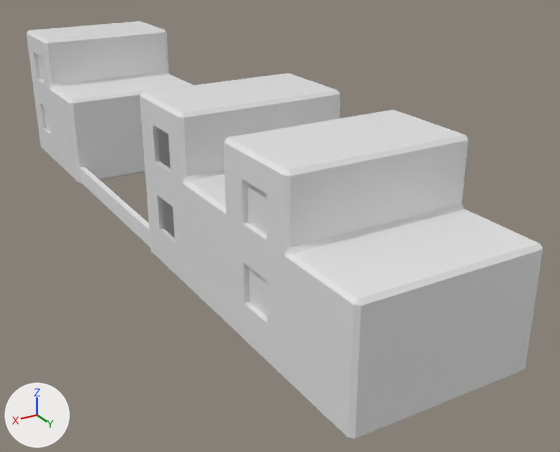
Renders of the Blender file AuxiliarFolder/dustBulding2blend.blend from each side of a commit.
Camera for both pictures: a 50 mm camera at (8.14, 24.01, 6.11) aimed at (-1.21, 8.43, -1.69). Lighting does not change. The marker at lower left points along +X, +Y and +Z.

In view in the first picture: 'Bulding1', 'Bulding1.001', 'Bulding2', 'VoidWindows.001', 'Wall'.
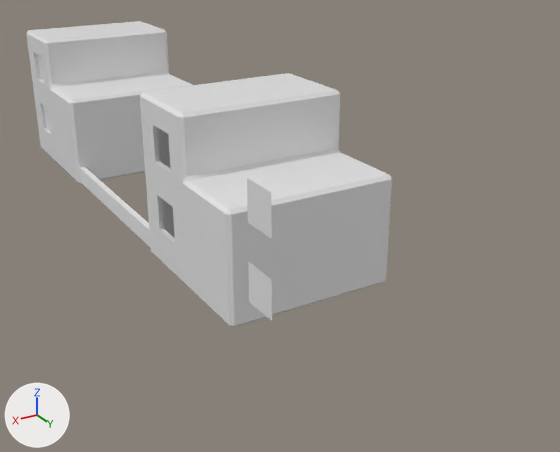
Boxes (x1, y1, x2, y2) around the edits, measured in the pictures (560 x 452 px):
'Bulding1.001', hidden
    before: (224, 110, 543, 440)

The change, as a diff of the scene's bpy script:
```diff
--- a/AuxiliarFolder/dustBulding2blend.blend.py
+++ b/AuxiliarFolder/dustBulding2blend.blend.py
@@ ob_bulding1_001 @@
 ob_bulding1_001.scale = (2.0, 2.0, 2.0)
+ob_bulding1_001.hide_set(True)
```
